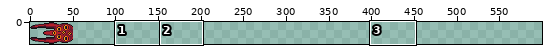
A sprite sheet gets an edit: Assets/Enemies/Sprites/Worm Head 02.png. Above, an overview of the earlier version with the close-up marked.
Close-up. Before the edit:
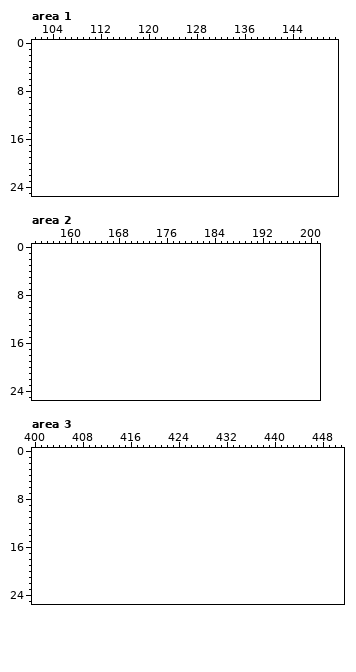
The file is 50x26 pixels. Shown: area 1: x 101..151, y 0..25; area 2: x 154..201, y 0..25; area 3: x 400..451, y 0..25. The old version is drawn lined up with the new one, on the new canvas. The commit also changed other parts of the picture, which this record leaves out.
The same view after the edit:
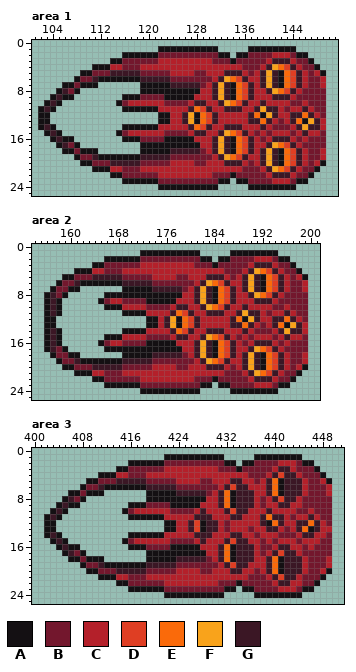
Palette (. is transparent): A #141013  B #73172d  C #b4202a  D #df3e23  E #fa6a0a  F #f9a31b  G #3b1725
From old to new:
canvas 50x26 -> 600x26
--- area 1
@@ x 101..151 @@
  0 ...................................................
- 1 ...................................................
- 2 ...................................................
- 3 ...................................................
- 4 ...................................................
- 5 ...................................................
- 6 ...................................................
- 7 ...................................................
- 8 ...................................................
- 9 ...................................................
-10 ...................................................
-11 ...................................................
-12 ...................................................
-13 ...................................................
-14 ...................................................
-15 ...................................................
-16 ...................................................
-17 ...................................................
-18 ...................................................
-19 ...................................................
-20 ...................................................
-21 ...................................................
-22 ...................................................
-23 ...................................................
-24 ...................................................
+ 1 .....................AAAAAAAAAA.....AAAAAAAA.......
+ 2 ...............AAAAAABBBBBBBBBBAA.AABBBBCCCBAA.....
+ 3 .............AABBBBBBCCCCCCCCCBBBABBBBBCGGGCBBA....
+ 4 ..........AAACCBBBCCCCCCCCCCCCCCCCCBBBCGFEDGCBBA...
+ 5 ........AABBBGGGGGBBBBBCCCCBBCCCGGGCBCGFGAEDGCBCA..
+ 6 .......ABBGAAAAAAAGGGGGBBBBBBBCGFEDGCCGFGAEDGCBBC..
+ 7 .....AABAAA.......AAAAAGGGGGBCGFGAEDGCGFGAEDGCBBC..
+ 8 ....AGBA..........AAAAAAAAAACCGFGAEDGCCGFEDGCBBBB..
+ 9 ...AGAA........AAABBBBAAAAACCCGFGAEDGCCCGGGCBBBBB..
+10 ..AGA.........ABCCCCCCBBBBCGGCCGFEDGCCGCCCCBBCBBB..
+11 .AGA...........AAAAAACCCCCGEDGCCGGGCCGFGGCBCCGCBB..
+12 .AA..................AACCGFAEDGCCCCCGEAFGCCGGEGCB..
+13 .AA..................AACCGFAEDGCCCCCGGEGCBCGEAFGC..
+14 .AGA...........AAAAAACCCCCGEDGCCGGGCCCGCBBBCGFGGC..
+15 ..AGA.........ABCCCCCCBBBBCGGCCGFEDGCBCBCCCBCGCCB..
+16 ...AGAA........AAABBBBAAAAACCCGFGAEDGCBCGGGCBCBBB..
+17 ....AGBA..........AAAAAAAAAACCGFGAEDGCCGFEDGCBBBB..
+18 .....AABAAA.......AAAAAGGGGGBCGFGAEDGCGFGAEDGCBBC..
+19 .......ABBGAAAAAAAGGGGGBBBBBBBCGFEDGCCGFGAEDGCBBC..
+20 ........AABBBGGGGGBBBBBCCCCBBCCCGGGCBCGFGAEDGCBCA..
+21 ..........AAACCBBBCCCCCCCCCCCCCCCCCBBBCGFEDGCBBA...
+22 .............AABBBBBBCCCCCCCCCBBBABBBBBCGGGCBBA....
+23 ...............AAAAAABBBBBBBBBBAA.AABBBBCCCBAA.....
+24 .....................AAAAAAAAAA.....AAAAAAAA.......
 25 ...................................................
--- area 2
@@ x 154..201 @@
  0 ................................................
- 1 ................................................
- 2 ................................................
- 3 ................................................
- 4 ................................................
- 5 ................................................
- 6 ................................................
- 7 ................................................
- 8 ................................................
- 9 ................................................
-10 ................................................
-11 ................................................
-12 ................................................
-13 ................................................
-14 ................................................
-15 ................................................
-16 ................................................
-17 ................................................
-18 ................................................
-19 ................................................
-20 ................................................
-21 ................................................
-22 ................................................
-23 ................................................
-24 ................................................
+ 1 ..................AAAAAAAAAA.....AAAAAAAA.......
+ 2 ............AAAAAABBBBBBBBBBAA.AABBBBCCCBAA.....
+ 3 ..........AABBBBBBCCCCCCCCCBBBABBBBBCGGGCBBA....
+ 4 .......AAACCBBBCCCCCCCCCCCCCCCCCBBBCGFEDGCBBA...
+ 5 .....AABBBGGGGGBBBBBCCCCBBCCCGGGCBCGFGAEDGCBCA..
+ 6 ....ABBGAAAAAAAGGGGGBBBBBBBCGFEDGCCGFGAEDGCBBC..
+ 7 ...ABBAA.......AAAAAGGGGGBCGFGAEDGCGFGAEDGCBBC..
+ 8 ..AGBA......AAAAAAAAAAAAACCGFGAEDGCCGFEDGCBBBB..
+ 9 ..AGA......ABCCBBBBAAAAACCCGFGAEDGCCCGGGCBBBBB..
+10 ..AGA.......AAACCCCBBBBCGGCCGFEDGCCGCCCCBBCBBB..
+11 ..AGA..........AAAACCCCGEDGCCGGGCCGFGGCBCCGCBB..
+12 ..AA...............AACGFAEDGCCCCCGEAFGCCGGEGCB..
+13 ..AA...............AACGFAEDGCCCCCGGEGCBCGEAFGC..
+14 ..AGA..........AAAACCCCGEDGCCGGGCCCGCBBBCGFGGC..
+15 ..AGA.......AAACCCCBBBBCGGCCGFEDGCBCBCCCBCGCCB..
+16 ..AGA......ABCCBBBBAAAAACCCGFGAEDGCBCGGGCBCBBB..
+17 ..AGBA......AAAAAAAAAAAAACCGFGAEDGCCGFEDGCBBBB..
+18 ...ABBAA.......AAAAAGGGGGBCGFGAEDGCGFGAEDGCBBC..
+19 ....ABBGAAAAAAAGGGGGBBBBBBBCGFEDGCCGFGAEDGCBBC..
+20 .....AABBBGGGGGBBBBBCCCCBBCCCGGGCBCGFGAEDGCBCA..
+21 .......AAACCBBBCCCCCCCCCCCCCCCCCBBBCGFEDGCBBA...
+22 ..........AABBBBBBCCCCCCCCCBBBABBBBBCGGGCBBA....
+23 ............AAAAAABBBBBBBBBBAA.AABBBBCCCBAA.....
+24 ..................AAAAAAAAAA.....AAAAAAAA.......
 25 ................................................
--- area 3
@@ x 400..451 @@
  0 ....................................................
- 1 ....................................................
- 2 ....................................................
- 3 ....................................................
- 4 ....................................................
- 5 ....................................................
- 6 ....................................................
- 7 ....................................................
- 8 ....................................................
- 9 ....................................................
-10 ....................................................
-11 ....................................................
-12 ....................................................
-13 ....................................................
-14 ....................................................
-15 ....................................................
-16 ....................................................
-17 ....................................................
-18 ....................................................
-19 ....................................................
-20 ....................................................
-21 ....................................................
-22 ....................................................
-23 ....................................................
-24 ....................................................
+ 1 ......................AAAAAAAAAA.....AAAAAAAA.......
+ 2 ................AAAAAABBBBBBBBBBAA.AABBBBCCCBAA.....
+ 3 ..............AABBBBBBCCCCCCCCCBBBABBBBBCGGCBBBA....
+ 4 ...........AAACCBBBCCCCCCCCCCCCCCCCCBBBCGDGGCBBBA...
+ 5 .........AABBBGGGGGBBBBBCCCCBBCCCGGCCBCGEAGGGCBBCA..
+ 6 ........ABBGAAAAAAAGGGGGBBBBBBBCGDGGCCCGEAGGGCBBBC..
+ 7 ......AABAAA.......AAAAAGGGGGBCGEAGGGCCGEAGGGCBBBC..
+ 8 .....AGBA..........AAAAAAAAAACCGEAGGGCBCGDGGCBBBBB..
+ 9 ....AGAA........AAABBBBAAAAACCCGEAGGGCBCCGGCCBBBBB..
+10 ...AGA.........ABCCCCCCBBBBCGCCCGDGGCCCGCCCCBBCBBB..
+11 ..AGA...........AAAAAACCCCCGGGCCCGGCCCGEGGCBCCGCBB..
+12 ..AA..................AACCGDAGGCBCCCCCGAEGCCGGEGCB..
+13 ..AA..................AACCGDAGGCBCCCBCCGGCBCGEAGCC..
+14 ..AGA...........AAAAAACCCCCGGGCCCGGCCBCCCBBBCGGCCB..
+15 ...AGA.........ABCCCCCCBBBBCGCCCGDGGCCBCBCCCBCCCBB..
+16 ....AGAA........AAABBBBAAAAACCCGEAGGGCBBCGGCCBCBBB..
+17 .....AGBA..........AAAAAAAAAACCGEAGGGCBCGDGGCBBBBB..
+18 ......AABAAA.......AAAAAGGGGGBCGEAGGGCCGEAGGGCBBBC..
+19 ........ABBGAAAAAAAGGGGGBBBBBBBCGDGGCCCGEAGGGCBBBC..
+20 .........AABBBGGGGGBBBBBCCCCBBCCCGGCCBCGEAGGGCBBCA..
+21 ...........AAACCBBBCCCCCCCCCCCCCCCCCBBBCGDGGCBBBA...
+22 ..............AABBBBBBCCCCCCCCCBBBABBBBBCGGCCBBA....
+23 ................AAAAAABBBBBBBBBBAA.AABBBBCCCBAA.....
+24 ......................AAAAAAAAAA.....AAAAAAAA.......
 25 ....................................................
Where, in picture pixels (left, top, right, bottom), the same in both close-ups:
added: (38, 46, 326, 190)
added: (44, 250, 308, 394)
added: (44, 454, 332, 598)
